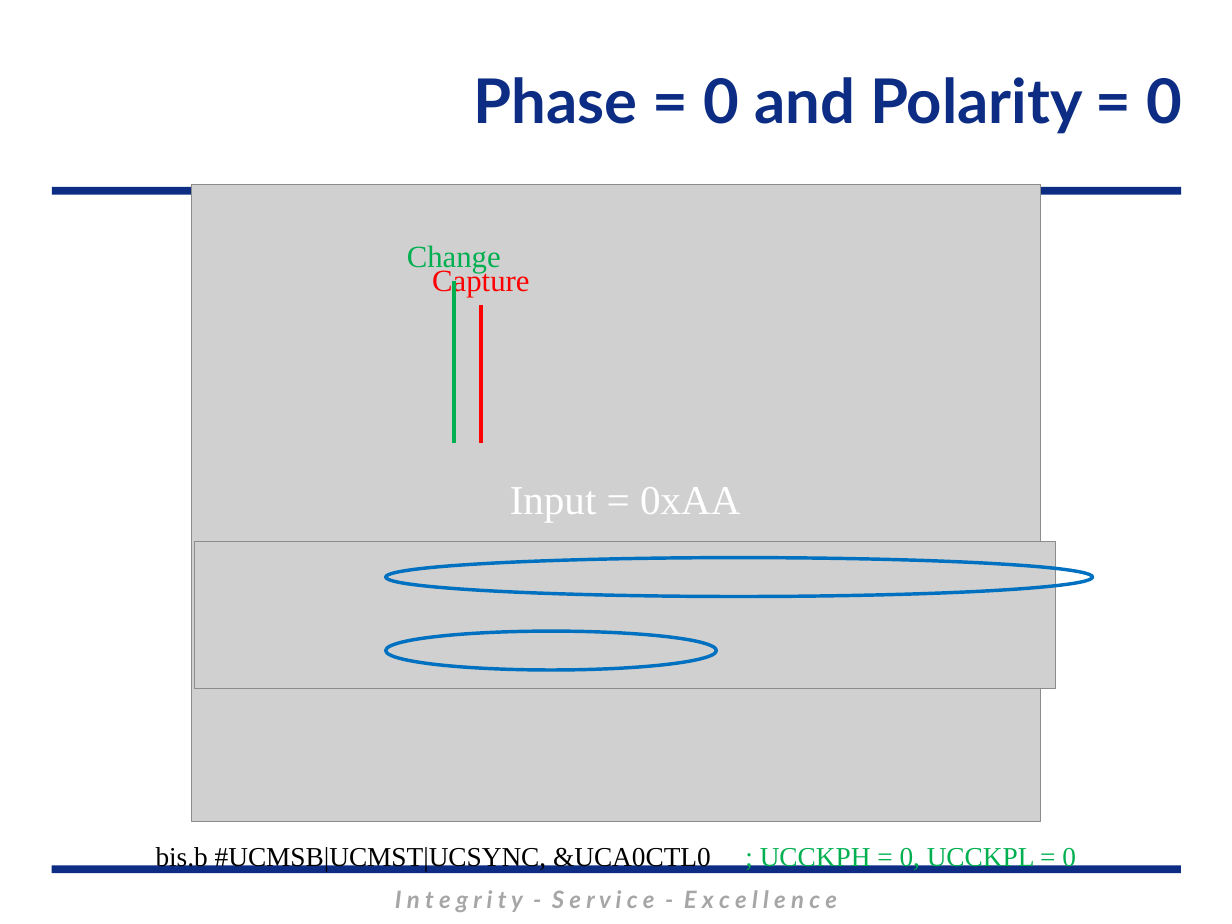
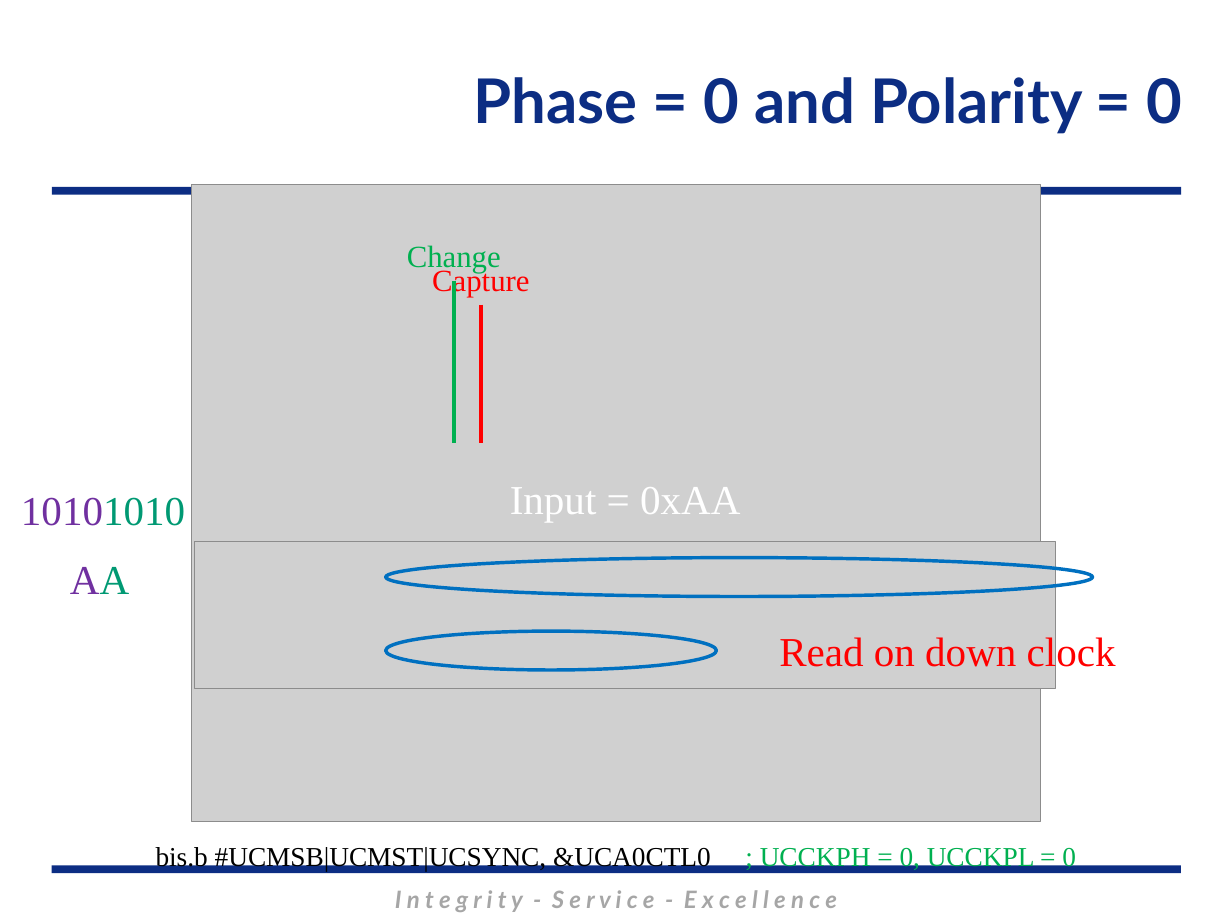
Before and after one commit to MarsUniversity/ECE382, a slide deck: slide 15 of source/lessons/lsn32-33-34/Lsn32-33-34.pptx. Drawn at 1232x924 pixels with LibreOffice and Linux fonts; fonts in the diff are those of the drawing; grey boxes stand for pictures; background and template pictures are left out. Boxes give left, top, right and bottom in pixels: in the first picture for what was removed or moved away, otherwise in the second. Text is boxed around its words. In the diff, an @@ line names an element or a change of style, - is before the commit and + after.

```diff
--- a/source/lessons/lsn32-33-34/Lsn32-33-34.pptx
+++ b/source/lessons/lsn32-33-34/Lsn32-33-34.pptx
@@ text added at (x1=21, y1=497, x2=185, y2=594), 24 pt, text #7030A0 @@
+10101010
+AA
@@ text added at (x1=779, y1=634, x2=1116, y2=674), 24 pt, text #FF0000 @@
+Read on down clock
```
Also in this commit, not shown: 8 other slides changed, 9 slides added, 3 slides removed.
